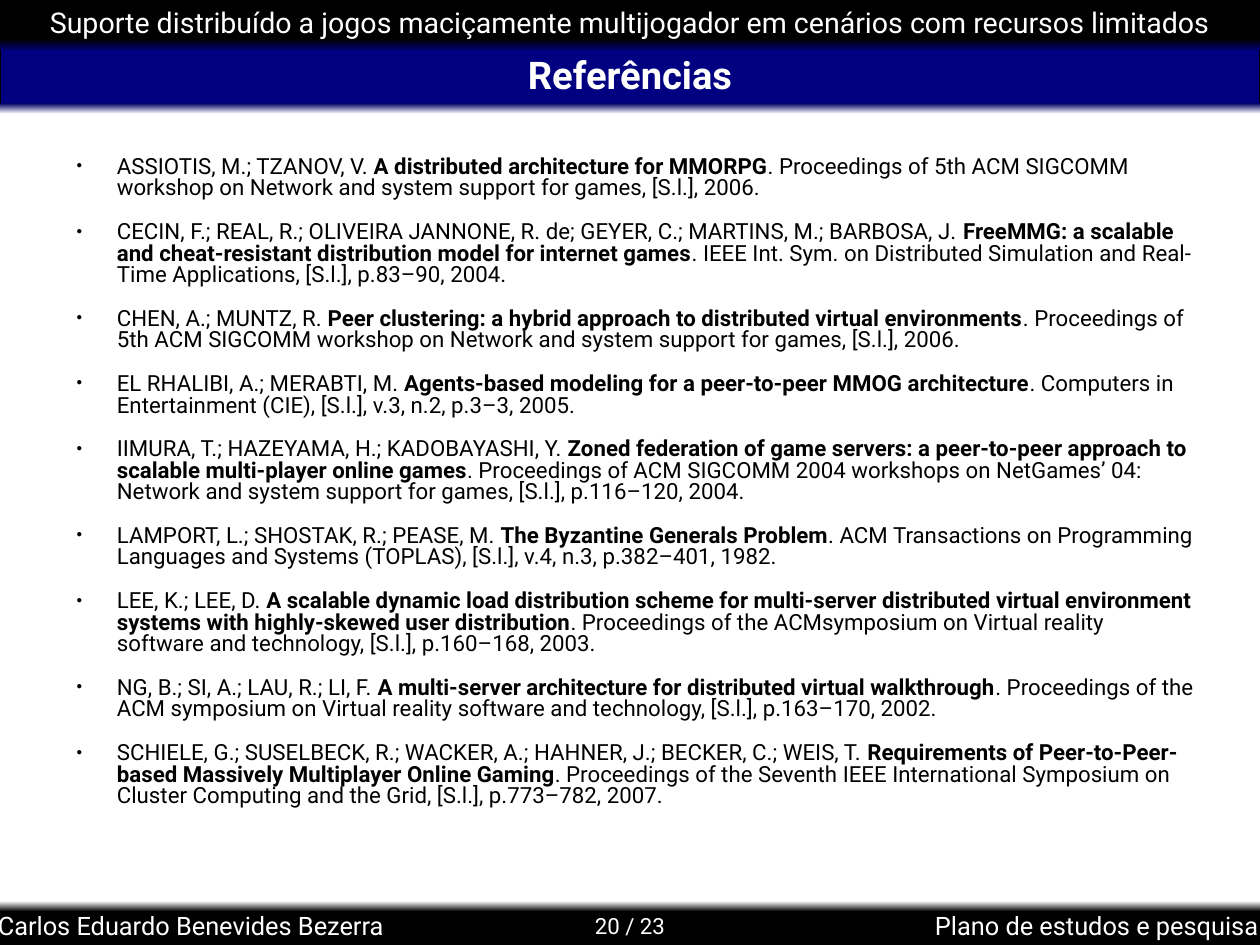
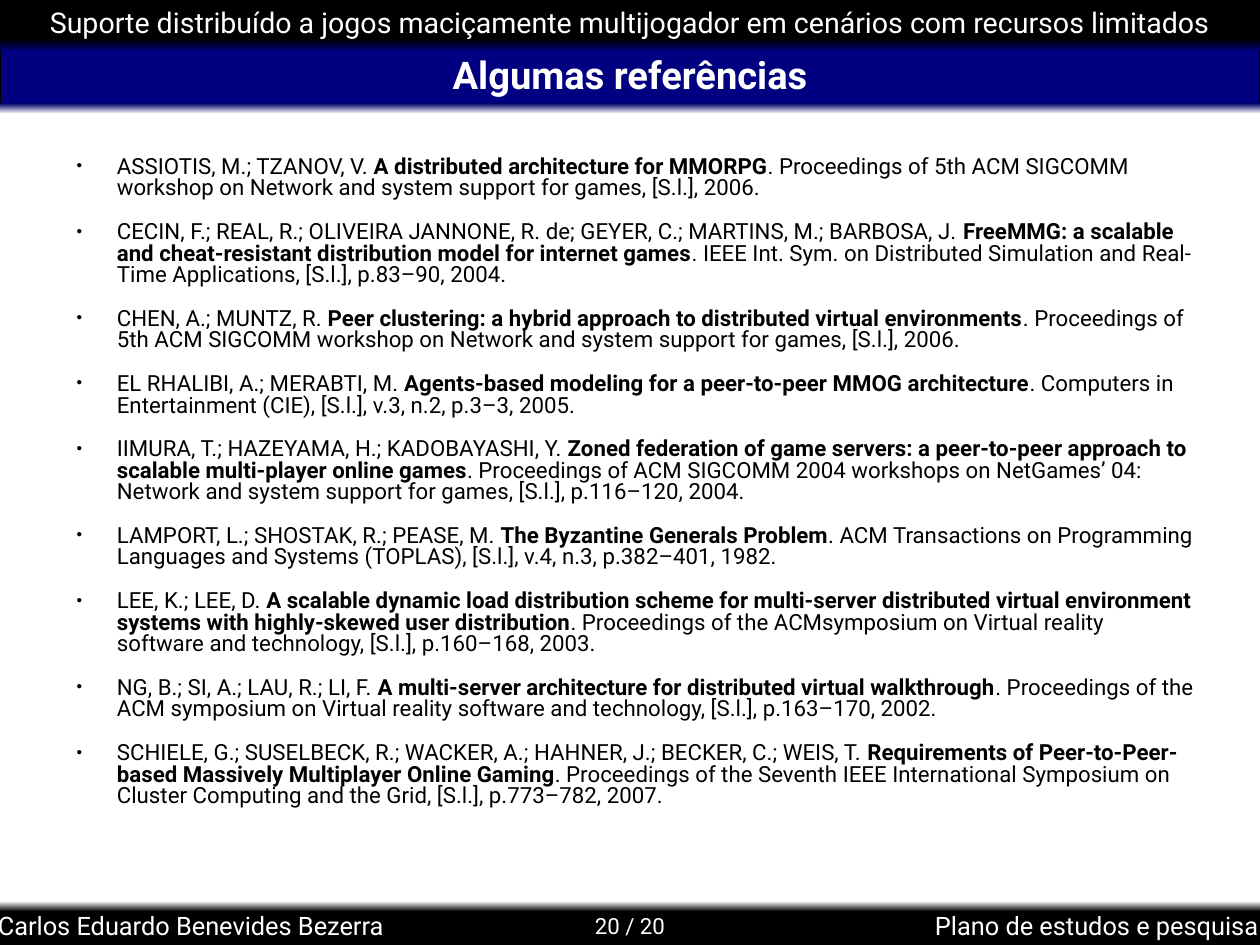
Before and after one commit to kdubezerra/kdubezerra, a slide deck: slide 20 of textos/semac/Semac_Defesa.ppt. Drawn at 1260x945 pixels with LibreOffice and Linux fonts; fonts in the diff are those of the drawing; background and template pictures are left out. Boxes give left, top, right and bottom in pixels: in the first picture for what was removed or moved away, otherwise in the second. Text is boxed around its words. In the diff, an @@ line names an element or a change of style, - is before the commit and + after.

```diff
--- a/textos/semac/Semac_Defesa.ppt
+++ b/textos/semac/Semac_Defesa.ppt
@@ title at (453,60,807,97): text changed @@
-Referências
+Algumas referências
@@ page number at (595,918,665,935): text changed @@
-20 / 23
+20 / 20
```
Also in this commit, not shown: 1 other slide changed, 1 slide added, 1 slide removed, 1 other file.
